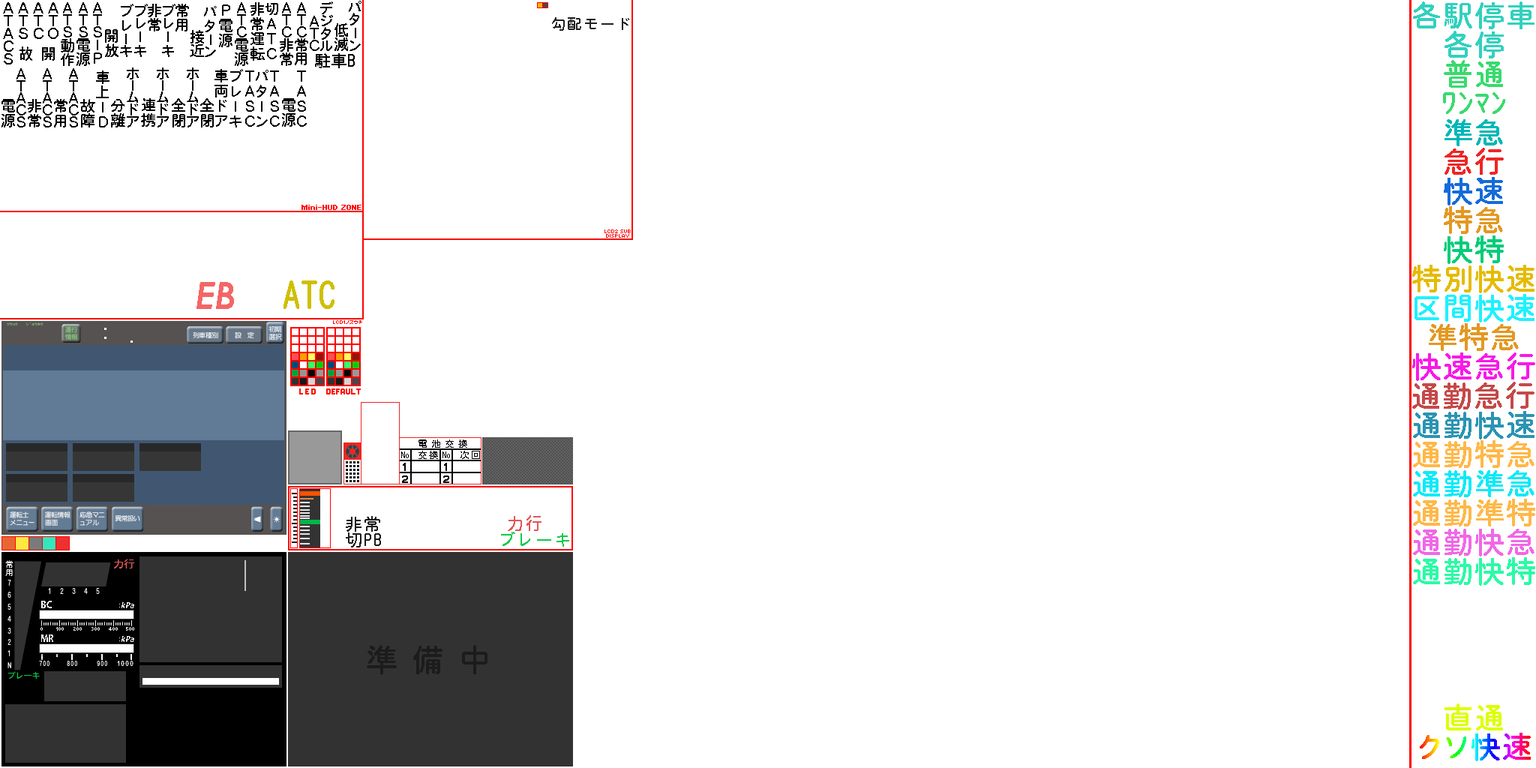
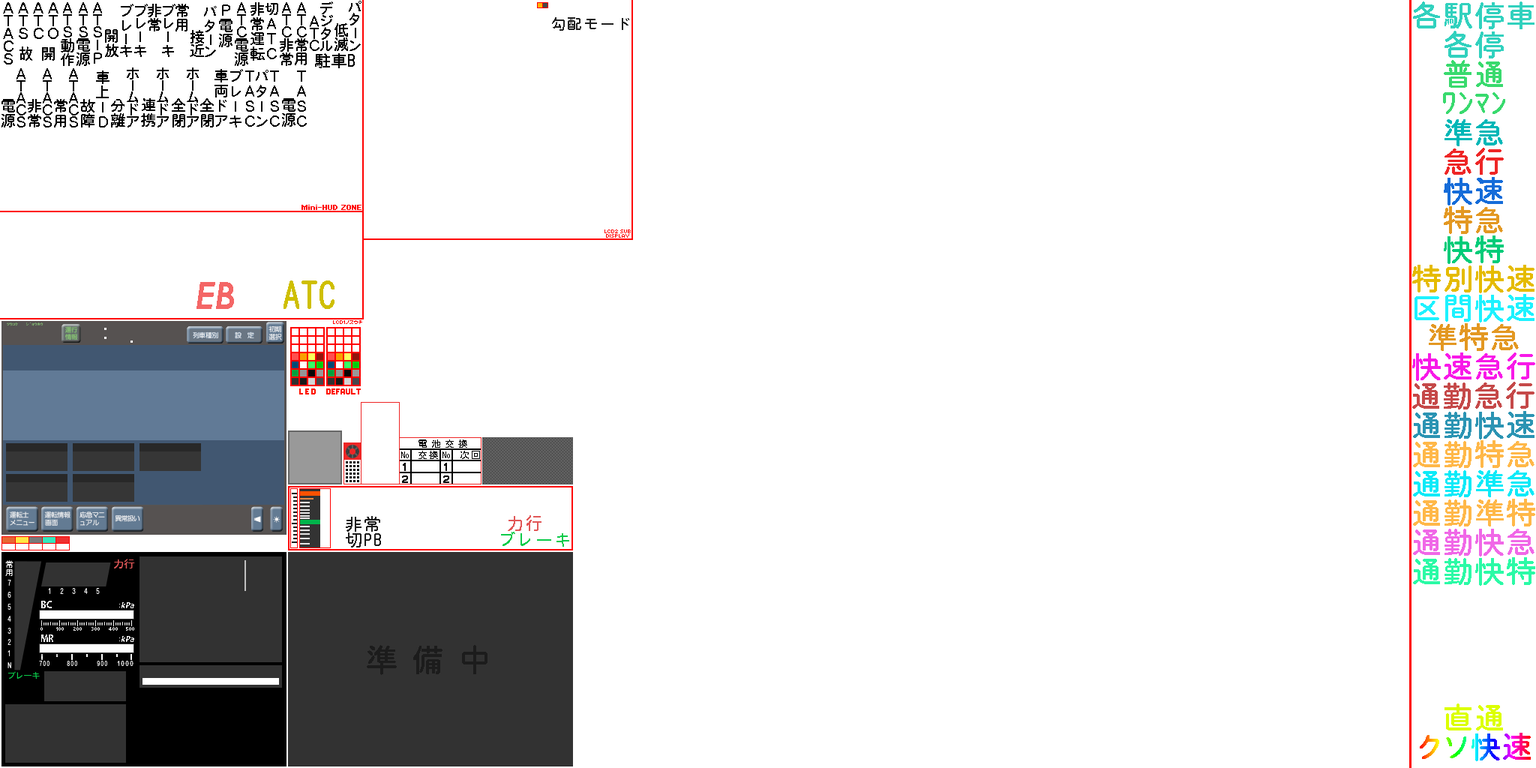
Two versions of the same layered image (1536x768). Layer-by-layer changes:
painted on "LCDランプ" over [2, 542, 69, 550]
